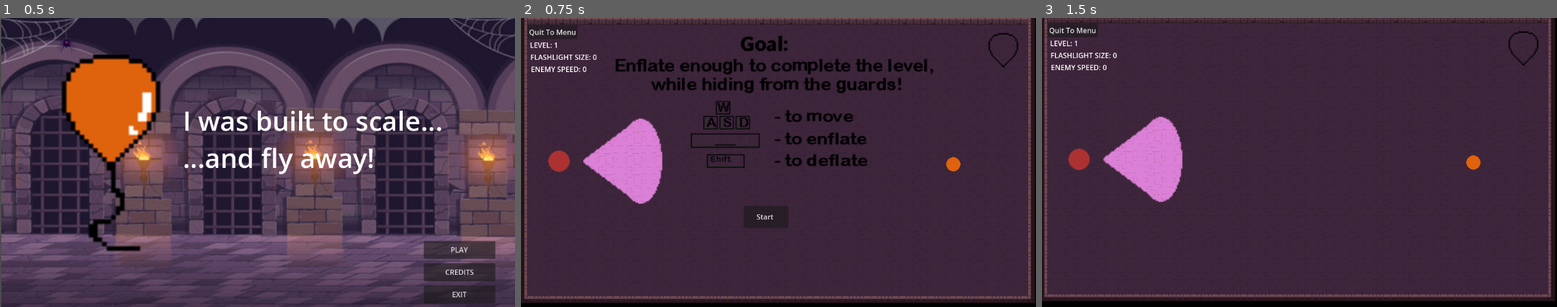
Above: before the commit, frames 1-3 (left to right).
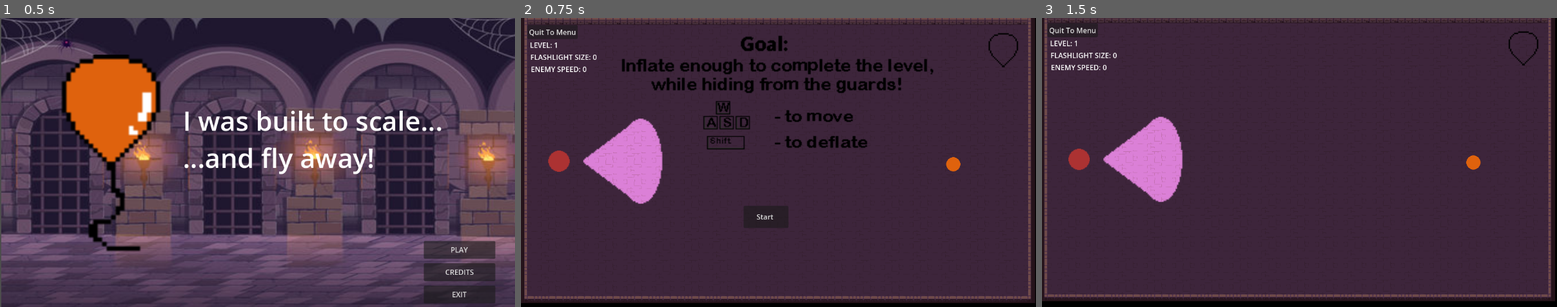
Above: after the commit, the same moments.

Repository: robliv/gamejam2024
Game: Godot game, scene res://scenes/game_manager.tscn
Same seed, same stepped clock (60 frames per second), same inputs: the game is played once before the commit and once after it.
Inputs:
- Up to frame 1 (0.5 s): no input
- Up to frame 2 (0.75 s): click "PLAY" at 0.5 s
- Up to frame 3 (1.5 s): click "Start" at 1.25 s

Frame 1 is identical in both runs. In frame 2, 1.0% of the frame differs, in the area x 18-68%, y 14-52%; in frame 3, nothing differs.

Commit message:
alert for enemy detection

Diff:
--- a/project/scenes/guard.gd
+++ b/project/scenes/guard.gd
@@ -16,9 +16,14 @@
 var light: PointLight2D
 var lightDetectionArea: CollisionPolygon2D
 
+var alertAudio: AudioStreamPlayer2D
+
+var detected: bool = false
+
 func _ready() -> void:
 	light = $PointLight2D
 	lightDetectionArea = $Area2D/CollisionPolygon2D
+	alertAudio = $AudioStreamPlayer2D
 
 	speed += (Globals.enemy_speed * 50)
 
@@ -46,7 +51,7 @@
 			# Check for collisions and react accordingly
 			if is_on_wall():
 				# If the enemy hits a wall, change to stand or change direction
-				current_state = EnemyState.STAND  # or EnemyState.CHANGE_DIRECTION
+				current_state = EnemyState.CHANGE_DIRECTION  # or EnemyState.CHANGE_DIRECTION
 
 		EnemyState.STAND:
 			# Do nothing, the enemy stands still
@@ -58,7 +63,12 @@
 
 # Called when the timer times out
 func _on_state_timer_timeout() -> void:
+
 	# Randomly select the next state
+	if detected:
+		current_state = EnemyState.STAND
+		return
+
 	var random_state = randi() % 3
 	current_state = random_state
 
@@ -79,6 +89,8 @@
 		light.color = Color.RED
 		var player = body as Player
 		player.enter_light()
+		alertAudio.play()
+		detected = true
 
 
 func _on_area_2d_body_exited(body: Node2D) -> void:
@@ -86,3 +98,5 @@
 		light.color = Color.WHITE
 		var player = body as Player
 		player.exit_light()
+		alertAudio.stop()
+		detected = false
--- a/project/scenes/guard.tscn
+++ b/project/scenes/guard.tscn
@@ -1,8 +1,9 @@
-[gd_scene load_steps=5 format=3 uid="uid://bkvid3hir38ru"]
+[gd_scene load_steps=6 format=3 uid="uid://bkvid3hir38ru"]
 
 [ext_resource type="Texture2D" uid="uid://bkfkwmyty8odr" path="res://assets/light.png" id="1_om4lh"]
 [ext_resource type="Script" path="res://scenes/guard.gd" id="1_vvxp0"]
 [ext_resource type="Texture2D" uid="uid://b8ed6yr1l8x6o" path="res://assets/guard.png" id="2_2akqb"]
+[ext_resource type="AudioStream" uid="uid://dhjwo3eng2qyx" path="res://assets/red-alert_nuclear_buzzer-99741.mp3" id="4_pypv8"]
 
 [sub_resource type="CircleShape2D" id="CircleShape2D_cxgab"]
 radius = 8.0
@@ -30,6 +31,9 @@
 [node name="CollisionPolygon2D" type="CollisionPolygon2D" parent="CharacterBody2D/Area2D"]
 polygon = PackedVector2Array(63.1, -32, 58.9, -32, 58.9, -31.1, 56.9, -31.1, 56.9, -30.1, 54.9, -30.1, 54.9, -29.1, 53. …(2057 unchanged characters)…
 
+[node name="AudioStreamPlayer2D" type="AudioStreamPlayer2D" parent="CharacterBody2D"]
+stream = ExtResource("4_pypv8")
+
 [connection signal="area_entered" from="CharacterBody2D/Area2D" to="CharacterBody2D" method="_on_area_2d_area_entered"]
 [connection signal="body_entered" from="CharacterBody2D/Area2D" to="CharacterBody2D" method="_on_area_2d_body_entered"]
 [connection signal="body_exited" from="CharacterBody2D/Area2D" to="CharacterBody2D" method="_on_area_2d_body_exited"]
--- a/project/scenes/player.tscn
+++ b/project/scenes/player.tscn
@@ -35,7 +35,6 @@
 offset_right = 10.0
 offset_bottom = 11.0
 scale = Vector2(1.5, 1.5)
-circle_duration = 0.5
 
 [node name="CPUParticles2D" type="CPUParticles2D" parent="Player"]
 emitting = false
Binary file changed: project/assets/controls.png
Binary file changed: project/assets/goal.png
Not shown, added: project/assets/red-alert_nuclear_buzzer-99741.mp3.import
Not shown, added: project/assets/red-alert_nuclear_buzzer-99741.mp3
